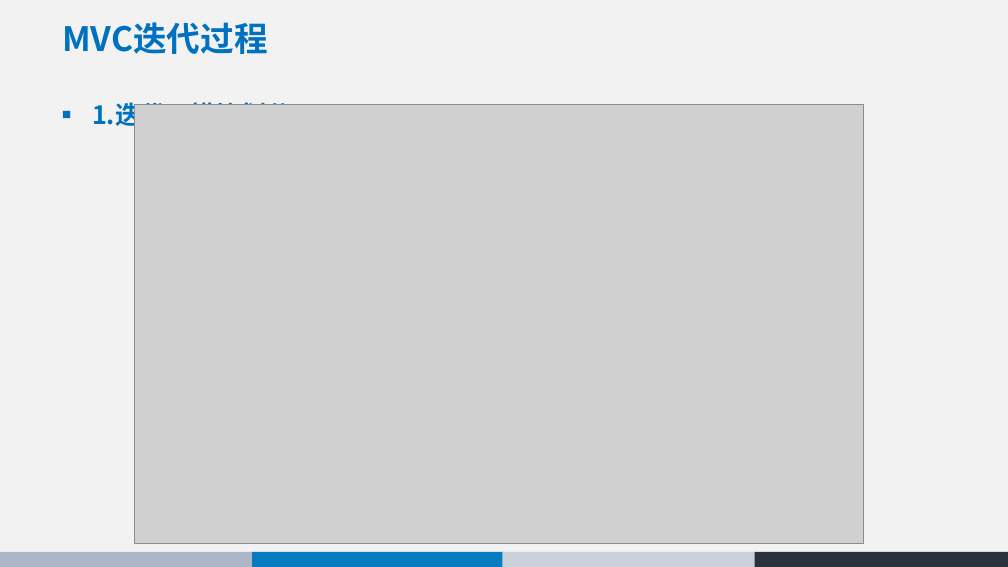
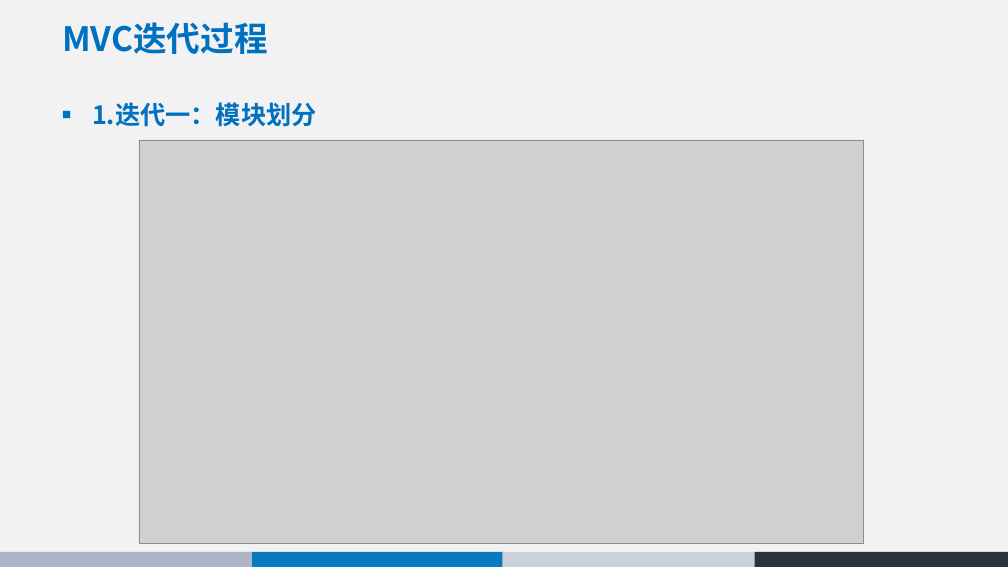
Before and after one commit to 74237423/Architecture, a slide deck: slide 15 of 同城互助系统 - 体系结构设计.pptx. Drawn at 1008x567 pixels with LibreOffice and Linux fonts; fonts in the diff are those of the drawing; grey boxes stand for pictures. Boxes give left, top, right and bottom in pixels: in the first picture for what was removed or moved away, otherwise in the second. Text is boxed around its words. In the diff, an @@ line names an element or a change of style, - is before the commit and + after.

```diff
--- a/同城互助系统 - 体系结构设计.pptx
+++ b/同城互助系统 - 体系结构设计.pptx
@@ text at (x1=92, y1=102, x2=317, y2=127): text changed @@
-■ 1.迭代一模块划分
+■ 1.迭代一：模块划分
@@ picture resized from (x1=135, y1=104, x2=864, y2=544) to (x1=139, y1=140, x2=864, y2=544) @@
```
Also in this commit, not shown: 1 other slide changed, 2 slides added.
